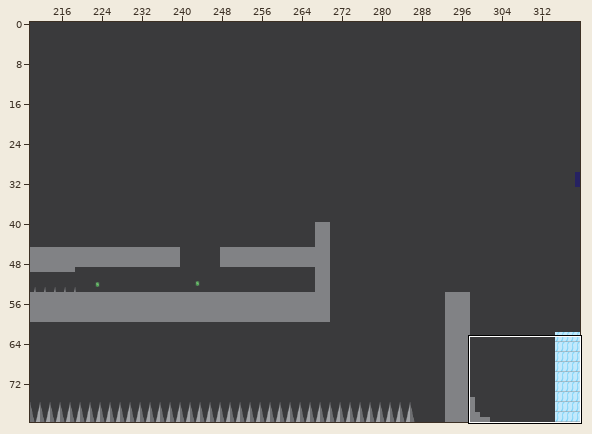
Two versions of a level (Tiled map, assets/Tilemaps/Map2.tmx). Above, an overview of the earlier version with the close-up marked.
Close-up. The starting point:
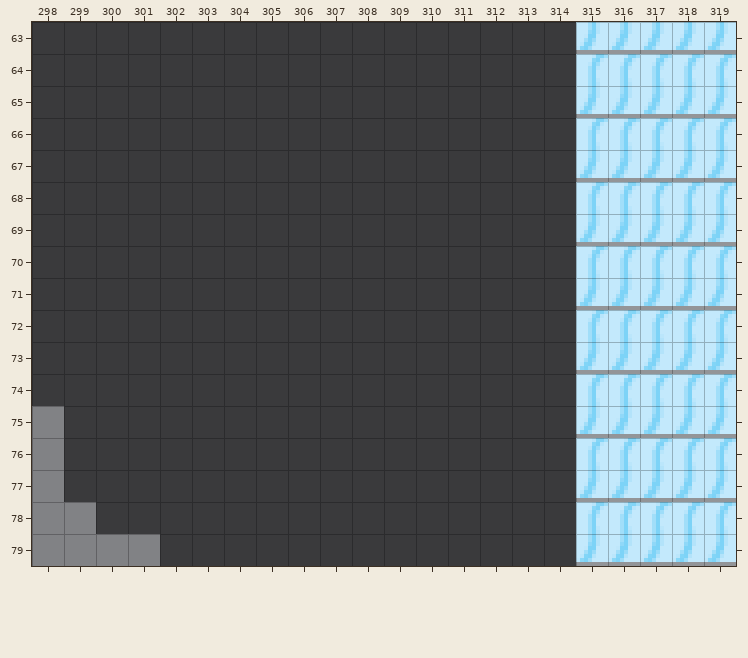
Cells are 8x8 px. Shown: x 298..319, y 63..79. The commit also changed other parts of the map, which this record leaves out.
After the commit:
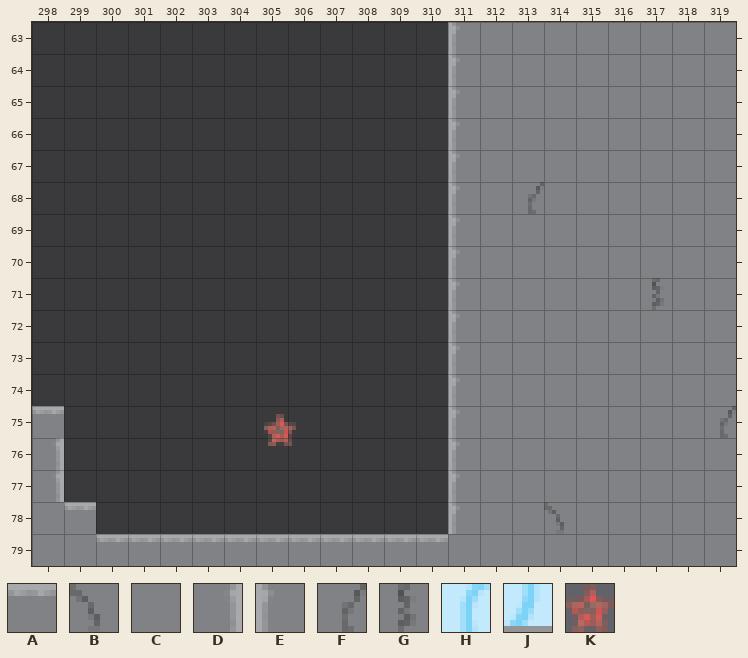
Key: from "tileset1": A 0, B 2, C 3, D 8, E 9, F 10, G 11, H 20, J 28, K 38.
_ is an empty cell.
Objects are placed by their top-left corner, in cells (3,4 is the top-left corner of cell 3,4); size is 1x1 cell unless given.
From old to new:
Layer "Transition":
The edit erases tile H in row 64 at x 315 to 319; in row 66 at x 315 to 319; in row 68 at x 315 to 319; in row 70 at x 315 to 319; in row 72 at x 315 to 319; in row 74 at x 315 to 319.
The edit erases tile H in row 76 at x 315 to 319; in row 78 at x 315 to 319.
The edit erases tile J in row 63 at x 315 to 319; in row 65 at x 315 to 319; in row 67 at x 315 to 319; in row 69 at x 315 to 319; in row 71 at x 315 to 319; in row 73 at x 315 to 319.
The edit erases tile J in row 75 at x 315 to 319; in row 77 at x 315 to 319; in row 79 at x 315 to 319.
Layer "Secret" (added):
A new object: K "Exit" at 305.2,75.2.
Layer "Terrain":
Tile C gives way to tile A in row 75 at x 298; in row 78 at x 299; in row 79 at x 300 to 301.
The edit adds tile A in row 79 at x 302 to 310.
The edit adds tile B in row 78 at x 314.
The edit adds tile C in rows 63 to 67 at x 312 to 319; in row 68 at x 312 and 314 to 319; in rows 69 to 70 at x 312 to 319; in row 71 at x 312 to 316 and 318 to 319; in rows 72 to 74 at x 312 to 319; in row 75 at x 312 to 318.
The edit adds tile C in rows 76 to 77 at x 312 to 319; in row 78 at x 312 to 313 and 315 to 319; in row 79 at x 311 to 319.
Tile C gives way to tile D in rows 76 to 77 at x 298.
The edit adds tile E in rows 63 to 78 at x 311.
The edit adds tile F in row 68 at x 313; in row 75 at x 319.
The edit adds tile G in row 71 at x 317.
